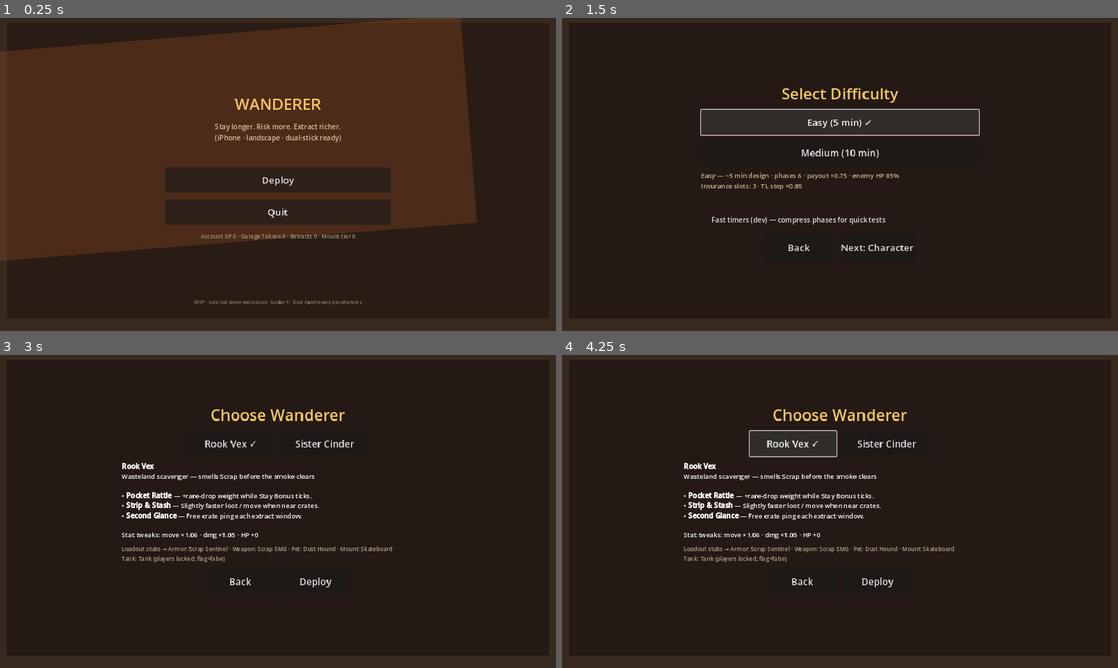
Above: before the commit, frames 1-4 (two rows, left to right).
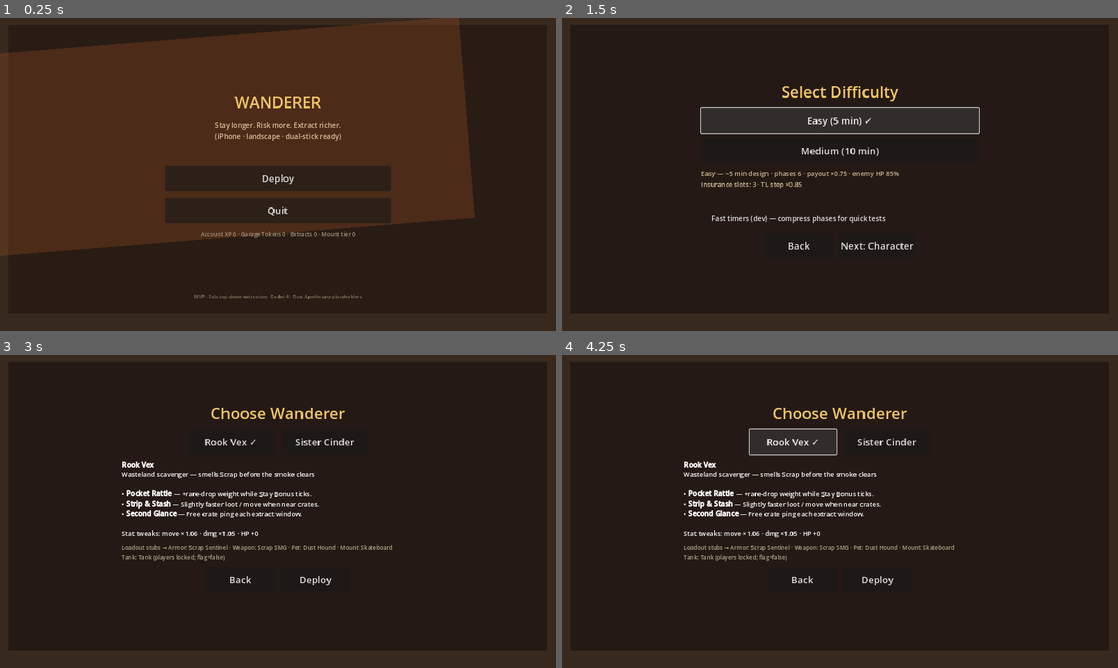
Above: after the commit, the same moments.

Repository: zwoodjr/sprite-lane
Game: Godot game, scene res://scenes/ui/main_menu.tscn
Two runs of this game, one before a commit and one after it. Both use one fixed random seed, a clock stepped at 60 frames per second and the inputs below.
Inputs:
- Up to frame 1 (0.25 s): no input
- Up to frame 2 (1.5 s): click "Deploy" at 0.5 s; click "Easy (5 min) ✓" at 1.25 s
- Up to frame 3 (3 s): click "Easy (5 min) ✓" at 2 s; click "Next: Character" at 2.75 s
- Up to frame 4 (4.25 s): click "Rook Vex ✓" at 3.5 s

The runs differ from the first frame. In frame 1, 4.1% of the frame differs, in the area x 0-86%, y 0-92%; in frame 2, 2.6%; in frame 3, 3.2%; in frame 4, 3.5%.

Commit message:
Improve iPhone touch usability and fill viewport
Bigger dual sticks with smoother response, separate hold FIRE plus
default auto-aim, larger action buttons with safer margins, and
display stretch/FILL to maximize the Play viewport (Xogot chrome noted).

Co-authored-by: zwoodjr <zwoodjr@gmail.com>

Diff:
--- a/game/project.godot
+++ b/game/project.godot
@@ -15,18 +15,21 @@
 
 GameState="*res://scripts/autoload/game_state.gd"
 TouchInput="*res://scripts/autoload/touch_input.gd"
+DisplayFit="*res://scripts/autoload/display_fit.gd"
 
 [display]
 
+; Landscape design size; stretch/expand fills whatever window Xogot/iOS gives us.
 window/size/viewport_width=1280
 window/size/viewport_height=720
-window/size/window_width_override=1280
-window/size/window_height_override=720
 window/stretch/mode="canvas_items"
 window/stretch/aspect="expand"
-; 0 = landscape (iPhone primary — dual sticks need width)
+window/stretch/scale=1.0
+window/stretch/scale_mode="fractional"
+; 0 = landscape only (dual sticks need width)
 window/handheld/orientation=0
 window/ios/hide_home_indicator=true
+window/per_pixel_transparency/allowed=false
 
 [input_devices]
 
--- a/game/scenes/ui/touch_controls.tscn
+++ b/game/scenes/ui/touch_controls.tscn
@@ -21,12 +21,18 @@
 anchors_preset = 2
 anchor_top = 1.0
 anchor_bottom = 1.0
-offset_left = 12.0
-offset_top = -220.0
-offset_right = 200.0
-offset_bottom = -32.0
+offset_left = 8.0
+offset_top = -280.0
+offset_right = 268.0
+offset_bottom = -20.0
 grow_vertical = 0
 script = ExtResource("2_stick")
+stick_radius = 82.0
+knob_radius = 34.0
+deadzone = 0.16
+response_power = 1.2
+idle_alpha = 0.2
+active_alpha = 0.95
 label_text = "MOVE"
 
 [node name="RightStick" type="Control" parent="Root"]
@@ -36,15 +42,38 @@
 anchor_top = 1.0
 anchor_right = 1.0
 anchor_bottom = 1.0
-offset_left = -200.0
-offset_top = -220.0
-offset_right = -12.0
-offset_bottom = -32.0
+offset_left = -268.0
+offset_top = -280.0
+offset_right = -8.0
+offset_bottom = -20.0
 grow_horizontal = 0
 grow_vertical = 0
 script = ExtResource("2_stick")
-knob_color = Color(0.9, 0.45, 0.3, 0.8)
-label_text = "AIM+FIRE"
+stick_radius = 82.0
+knob_radius = 34.0
+deadzone = 0.14
+response_power = 1.45
+idle_alpha = 0.2
+active_alpha = 0.95
+knob_color = Color(0.92, 0.55, 0.32, 1)
+label_text = "AIM"
+
+[node name="FireBtn" type="Button" parent="Root"]
+layout_mode = 1
+anchors_preset = 3
+anchor_left = 1.0
+anchor_top = 1.0
+anchor_right = 1.0
+anchor_bottom = 1.0
+offset_left = -300.0
+offset_top = -400.0
+offset_right = -160.0
+offset_bottom = -290.0
+grow_horizontal = 0
+grow_vertical = 0
+theme_override_colors/font_color = Color(1, 0.95, 0.85, 1)
+theme_override_font_sizes/font_size = 26
+text = "FIRE"
 
 [node name="Actions" type="HBoxContainer" parent="Root"]
 layout_mode = 1
@@ -53,35 +82,66 @@
 anchor_top = 1.0
 anchor_right = 0.5
 anchor_bottom = 1.0
-offset_left = -280.0
-offset_top = -96.0
-offset_right = 280.0
-offset_bottom = -24.0
+offset_left = -340.0
+offset_top = -118.0
+offset_right = 340.0
+offset_bottom = -28.0
 grow_horizontal = 2
 grow_vertical = 0
-theme_override_constants/separation = 12
+theme_override_constants/separation = 14
 alignment = 1
+mouse_filter = 2
 
 [node name="ExtractBtn" type="Button" parent="Root/Actions"]
-custom_minimum_size = Vector2(120, 64)
+custom_minimum_size = Vector2(150, 78)
 layout_mode = 2
-theme_override_font_sizes/font_size = 18
+size_flags_horizontal = 3
+theme_override_font_sizes/font_size = 20
 text = "EXTRACT"
 
 [node name="AbilityBtn" type="Button" parent="Root/Actions"]
-custom_minimum_size = Vector2(110, 64)
+custom_minimum_size = Vector2(130, 78)
 layout_mode = 2
-theme_override_font_sizes/font_size = 18
+size_flags_horizontal = 3
+theme_override_font_sizes/font_size = 20
 text = "ABILITY"
 
 [node name="MountBtn" type="Button" parent="Root/Actions"]
-custom_minimum_size = Vector2(100, 64)
+custom_minimum_size = Vector2(120, 78)
 layout_mode = 2
-theme_override_font_sizes/font_size = 18
+size_flags_horizontal = 3
+theme_override_font_sizes/font_size = 20
 text = "MOUNT"
 
-[node name="PauseBtn" type="Button" parent="Root/Actions"]
-custom_minimum_size = Vector2(90, 64)
-layout_mode = 2
+[node name="PauseBtn" type="Button" parent="Root"]
+layout_mode = 1
+anchors_preset = 1
+anchor_left = 1.0
+anchor_right = 1.0
+offset_left = -130.0
+offset_top = 8.0
+offset_right = -8.0
+offset_bottom = 72.0
+grow_horizontal = 0
 theme_override_font_sizes/font_size = 18
 text = "PAUSE"
+
+[node name="AutoAimBtn" type="Button" parent="Root"]
+layout_mode = 1
+anchors_preset = 0
+offset_left = 8.0
+offset_top = 8.0
+offset_right = 190.0
+offset_bottom = 64.0
+theme_override_font_sizes/font_size = 15
+text = "AUTO-AIM: ON"
+
+[node name="FillBtn" type="Button" parent="Root"]
+layout_mode = 1
+anchors_preset = 0
+offset_left = 200.0
+offset_top = 8.0
+offset_right = 300.0
+offset_bottom = 64.0
+theme_override_font_sizes/font_size = 15
+text = "FILL"
--- /dev/null
+++ b/game/scripts/autoload/display_fit.gd
@@ -0,0 +1,49 @@
+extends Node
+
+## Maximize the game viewport on phone / Xogot Play.
+## Limitation: Xogot editor chrome around the Play viewport cannot be removed
+## from game code — FILL / fullscreen only affects the OS window when allowed.
+
+var _filled: bool = true
+
+
+func _ready() -> void:
+	get_tree().root.size_changed.connect(_on_size_changed)
+	call_deferred("apply_startup_fill")
+
+
+func apply_startup_fill() -> void:
+	_try_fullscreen(true)
+	_sync_stretch()
+	_filled = true
+
+
+func toggle_fill_screen() -> void:
+	_filled = not _filled
+	_try_fullscreen(_filled)
+	_sync_stretch()
+
+
+func is_filled() -> bool:
+	return _filled
+
+
+func _try_fullscreen(enable: bool) -> void:
+	if enable:
+		DisplayServer.window_set_mode(DisplayServer.WINDOW_MODE_FULLSCREEN)
+	else:
+		DisplayServer.window_set_mode(DisplayServer.WINDOW_MODE_WINDOWED)
+
+
+func _sync_stretch() -> void:
+	var root := get_tree().root as Window
+	if root == null:
+		return
+	## Match project.godot: canvas_items + expand so the scene fills the host viewport.
+	root.content_scale_mode = Window.CONTENT_SCALE_MODE_CANVAS_ITEMS
+	root.content_scale_aspect = Window.CONTENT_SCALE_ASPECT_EXPAND
+	root.content_scale_factor = 1.0
+
+
+func _on_size_changed() -> void:
+	_sync_stretch()
--- a/game/scripts/autoload/touch_input.gd
+++ b/game/scripts/autoload/touch_input.gd
@@ -1,7 +1,6 @@
 extends Node
 
-## Shared touch / virtual-control state. Keyboard/mouse still work via InputMap;
-## player merges both. Always available — sticks show when touch is primary.
+## Shared touch / virtual-control state. Keyboard/mouse still work via InputMap.
 
 signal extract_pressed
 signal ability_pressed
@@ -11,18 +10,22 @@
 var move_vector: Vector2 = Vector2.ZERO
 var aim_vector: Vector2 = Vector2.ZERO
 var wants_fire: bool = false
+var fire_held: bool = false
+
+## Phone default: auto-aim nearest enemy while firing (stick aim still overrides).
+var auto_aim: bool = true
 
 var _extract_just: bool = false
 var _ability_just: bool = false
 var _mount_just: bool = false
 var _pause_just: bool = false
 
-## True when we should prefer on-screen controls (iPhone / touch displays).
 var touch_primary: bool = true
 
 
 func _ready() -> void:
 	touch_primary = _detect_touch_primary()
+	auto_aim = touch_primary
 
 
 func _detect_touch_primary() -> bool:
@@ -30,7 +33,6 @@
 		return true
 	if DisplayServer.is_touchscreen_available():
 		return true
-	## Godot-on-iPhone editor often reports touchscreen; also treat small windows as mobile.
 	var size := DisplayServer.window_get_size()
 	return mini(size.x, size.y) > 0 and maxi(size.x, size.y) <= 1400 and DisplayServer.is_touchscreen_available()
 
@@ -39,13 +41,19 @@
 	move_vector = v.limit_length(1.0)
 
 
-func set_aim(v: Vector2, firing: bool) -> void:
-	if v.length() > 0.15:
+func set_aim(v: Vector2, firing_from_stick: bool = false) -> void:
+	if v.length() > 0.08:
 		aim_vector = v.normalized()
-		wants_fire = firing
+		if firing_from_stick:
+			wants_fire = true
 	else:
 		aim_vector = Vector2.ZERO
-		wants_fire = false
+		if firing_from_stick:
+			wants_fire = false
+
+
+func set_fire_held(held: bool) -> void:
+	fire_held = held
 
 
 func clear_sticks() -> void:
@@ -106,4 +114,4 @@
 
 
 func is_firing() -> bool:
-	return wants_fire or Input.is_action_pressed("shoot")
+	return fire_held or wants_fire or Input.is_action_pressed("shoot")
--- a/game/scripts/entities/player.gd
+++ b/game/scripts/entities/player.gd
@@ -122,12 +122,35 @@
 
 
 func _aim_direction() -> Vector2:
+	## Manual AIM stick wins.
 	if TouchInput.aim_vector.length() > 0.01:
 		return TouchInput.aim_vector
-	var to_mouse := get_global_mouse_position() - global_position
-	if to_mouse.length() > 1.0:
-		return to_mouse.normalized()
+	## Phone default: auto-aim nearest enemy while holding FIRE.
+	if TouchInput.auto_aim and TouchInput.is_firing():
+		var nearest := _nearest_enemy_dir()
+		if nearest.length() > 0.01:
+			return nearest
+	## Mouse aim (PC / editor); ignore while thumb-firing so last tap doesn't skew aim.
+	if not TouchInput.fire_held:
+		var to_mouse := get_global_mouse_position() - global_position
+		if to_mouse.length() > 1.0:
+			return to_mouse.normalized()
 	return Vector2.RIGHT.rotated(gun.rotation)
+
+
+func _nearest_enemy_dir() -> Vector2:
+	var best: Node2D = null
+	var best_d := 99999.0
+	for n in get_tree().get_nodes_in_group("enemies"):
+		if not (n is Node2D) or not is_instance_valid(n):
+			continue
+		var d := global_position.distance_to((n as Node2D).global_position)
+		if d < best_d:
+			best_d = d
+			best = n as Node2D
+	if best == null or best_d > 520.0:
+		return Vector2.ZERO
+	return (best.global_position - global_position).normalized()
 
 
 func _try_shoot() -> void:
--- a/game/scripts/match/match_hud.gd
+++ b/game/scripts/match/match_hud.gd
@@ -23,38 +23,47 @@
 
 func setup(match_node: Node) -> void:
 	_match = match_node
+	root.mouse_filter = Control.MOUSE_FILTER_IGNORE
+	top_bar.mouse_filter = Control.MOUSE_FILTER_IGNORE
+	bottom_bar.mouse_filter = Control.MOUSE_FILTER_IGNORE
+	hint_label.mouse_filter = Control.MOUSE_FILTER_IGNORE
+	toast_label.mouse_filter = Control.MOUSE_FILTER_IGNORE
 	_apply_mobile_hud()
 	_touch_controls = TouchControlsScene.instantiate()
-	add_child(_touch_controls)
-	hint_label.text = "Left stick move · Right stick aim+fire · EXTRACT / ABILITY / MOUNT · PAUSE"
+	## Sibling layer under Match so touch stays on top without nesting filter issues
+	get_parent().add_child(_touch_controls)
+	hint_label.text = "MOVE · AIM · hold FIRE (auto-aim ON) · EXTRACT / ABILITY / MOUNT"
 	if not TouchInput.touch_primary:
 		hint_label.text += "  |  WASD · Mouse · E/Q/F · Esc"
 	toast_label.text = ""
 
 
 func _apply_mobile_hud() -> void:
+	## HUD text uses safe padding; game world behind stays full-bleed.
 	var win := DisplayServer.window_get_size()
-	var m := MobileLayout.safe_margin()
+	var m := MobileLayout.control_safe_margin()
+	root.set_anchors_and_offsets_preset(Control.PRESET_FULL_RECT)
 	root.offset_left = m.position.x
 	root.offset_top = m.position.y
 	root.offset_right = -(win.x - (m.position.x + m.size.x))
 	root.offset_bottom = -(win.y - (m.position.y + m.size.y))
-	## Bigger type for phone readability
-	MobileLayout.bump_label(phase_label, 22)
-	MobileLayout.bump_label(timer_label, 36)
-	MobileLayout.bump_label(tl_label, 22)
+	MobileLayout.bump_label(phase_label, 24)
+	MobileLayout.bump_label(timer_label, 40)
+	MobileLayout.bump_label(tl_label, 24)
 	MobileLayout.bump_label(ammo_label, 18)
 	MobileLayout.bump_label(mount_label, 16)
 	MobileLayout.bump_label(stay_label, 15)
 	MobileLayout.bump_label(toast_label, 24)
-	hp_bar.custom_minimum_size = Vector2(0, 26)
-	## Keep bottom stats above virtual sticks / action row
-	bottom_bar.offset_top = -200.0
-	bottom_bar.offset_bottom = -110.0
-	hint_label.offset_top = -250.0
-	hint_label.offset_bottom = -226.0
+	hp_bar.custom_minimum_size = Vector2(0, 28)
+	hp_bar.mouse_filter = Control.MOUSE_FILTER_IGNORE
+	## Keep stats above sticks / action row / FIRE
+	bottom_bar.offset_top = -250.0
+	bottom_bar.offset_bottom = -140.0
+	hint_label.offset_top = -280.0
+	hint_label.offset_bottom = -256.0
 	top_bar.offset_top = 4.0
-	top_bar.offset_bottom = 52.0
+	top_bar.offset_bottom = 56.0
+
 
 
 func _process(delta: float) -> void:
--- a/game/scripts/ui/mobile_layout.gd
+++ b/game/scripts/ui/mobile_layout.gd
@@ -9,17 +9,24 @@
 
 
 static func safe_margin() -> Rect2:
-	## DisplayServer window safe area in pixels (notches / home indicator).
+	return control_safe_margin()
+
+
+static func control_safe_margin() -> Rect2:
+	## Extra padding for thumbs / notch / home indicator — used by controls & HUD text only.
+	## Game world should still render edge-to-edge behind the HUD.
 	var wa := DisplayServer.get_display_safe_area()
 	var win_size := DisplayServer.window_get_size()
-	if wa.size.x <= 0 or wa.size.y <= 0:
-		return Rect2(24, 16, win_size.x - 48, win_size.y - 32)
-	var left := maxf(16.0, float(wa.position.x))
-	var top := maxf(12.0, float(wa.position.y))
-	var right := maxf(16.0, float(win_size.x - (wa.position.x + wa.size.x)))
-	var bottom := maxf(24.0, float(win_size.y - (wa.position.y + wa.size.y)))
-	## Always leave room for home indicator on phones
-	bottom = maxf(bottom, 28.0)
+	var left := 20.0
+	var top := 16.0
+	var right := 20.0
+	var bottom := 36.0
+	if wa.size.x > 0 and wa.size.y > 0:
+		left = maxf(left, float(wa.position.x) + 8.0)
+		top = maxf(top, float(wa.position.y) + 6.0)
+		right = maxf(right, float(win_size.x - (wa.position.x + wa.size.x)) + 8.0)
+		bottom = maxf(bottom, float(win_size.y - (wa.position.y + wa.size.y)) + 12.0)
+	bottom = maxf(bottom, 40.0)
 	return Rect2(left, top, win_size.x - left - right, win_size.y - top - bottom)
 
 
--- a/game/scripts/ui/touch_controls.gd
+++ b/game/scripts/ui/touch_controls.gd
@@ -1,45 +1,61 @@
 extends CanvasLayer
 
-## Dual-stick + action buttons. Left = move, Right = aim + fire while held.
+## Phone layout: left MOVE stick · right AIM stick · big FIRE · action row.
+## Root ignores mouse so empty space never steals world/camera touches.
 
 const MobileLayout = preload("res://scripts/ui/mobile_layout.gd")
 
 @onready var root: Control = $Root
 @onready var left_stick: Control = $Root/LeftStick
 @onready var right_stick: Control = $Root/RightStick
+@onready var btn_fire: Button = $Root/FireBtn
 @onready var btn_extract: Button = $Root/Actions/ExtractBtn
 @onready var btn_ability: Button = $Root/Actions/AbilityBtn
 @onready var btn_mount: Button = $Root/Actions/MountBtn
-@onready var btn_pause: Button = $Root/Actions/PauseBtn
+@onready var btn_pause: Button = $Root/PauseBtn
+@onready var btn_auto: Button = $Root/AutoAimBtn
+@onready var btn_fill: Button = $Root/FillBtn
 
 
 func _ready() -> void:
 	layer = 20
+	root.mouse_filter = Control.MOUSE_FILTER_IGNORE
+	_style_buttons()
 	_apply_safe()
-	## Always show on touch-primary; also show on desktop so scheme can be tested.
-	## Hide only if explicitly desktop-without-touch and user prefers mouse — still keep
-	## visible by default for iPhone-first; PC can ignore and use WASD/mouse.
 	visible = true
-	if not TouchInput.touch_primary:
-		## Slightly more transparent on PC so mouse play stays clear
-		root.modulate = Color(1, 1, 1, 0.7)
 	left_stick.stick_changed.connect(_on_left_stick)
 	right_stick.stick_changed.connect(_on_right_stick)
+	## Hold-to-fire (button_down / button_up) — more reliable than pressed for thumbs
+	btn_fire.button_down.connect(func() -> void: TouchInput.set_fire_held(true))
+	btn_fire.button_up.connect(func() -> void: TouchInput.set_fire_held(false))
 	btn_extract.pressed.connect(func() -> void: TouchInput.pulse_extract())
 	btn_ability.pressed.connect(func() -> void: TouchInput.pulse_ability())
 	btn_mount.pressed.connect(func() -> void: TouchInput.pulse_mount())
 	btn_pause.pressed.connect(func() -> void: TouchInput.pulse_pause())
+	btn_auto.pressed.connect(_toggle_auto_aim)
+	btn_fill.pressed.connect(_toggle_fill)
+	_refresh_auto_label()
 	get_viewport().size_changed.connect(_apply_safe)
 
 
 func _exit_tree() -> void:
 	TouchInput.clear_sticks()
+	TouchInput.set_fire_held(false)
+
+
+func _style_buttons() -> void:
+	for b: Button in [btn_fire, btn_extract, btn_ability, btn_mount, btn_pause, btn_auto, btn_fill]:
+		b.focus_mode = Control.FOCUS_NONE
+		b.mouse_filter = Control.MOUSE_FILTER_STOP
+	btn_fire.add_theme_font_size_override("font_size", 28)
+	btn_fire.modulate = Color(1.0, 0.55, 0.28, 1.0)
 
 
 func _apply_safe() -> void:
-	var m := MobileLayout.safe_margin()
+	var m := MobileLayout.control_safe_margin()
 	var win := DisplayServer.window_get_size()
 	root.set_anchors_and_offsets_preset(Control.PRESET_FULL_RECT)
+	## Pad controls only — do not shrink the game world
 	root.offset_left = m.position.x
 	root.offset_top = m.position.y
 	root.offset_right = -(win.x - (m.position.x + m.size.x))
@@ -50,6 +66,20 @@
 	TouchInput.set_move(v)
 
 
-func _on_right_stick(v: Vector2, active: bool) -> void:
-	## Fire while stick is past deadzone (active drag).
-	TouchInput.set_aim(v, active and v.length() > 0.12)
+func _on_right_stick(v: Vector2, _active: bool) -> void:
+	## Aim only — fire is the FIRE button (or stick+fire legacy off)
+	TouchInput.set_aim(v, false)
+
+
+func _toggle_auto_aim() -> void:
+	TouchInput.auto_aim = not TouchInput.auto_aim
+	_refresh_auto_label()
+
+
+func _refresh_auto_label() -> void:
+	btn_auto.text = "AUTO-AIM: ON" if TouchInput.auto_aim else "AUTO-AIM: OFF"
+
+
+func _toggle_fill() -> void:
+	DisplayFit.toggle_fill_screen()
+	btn_fill.text = "FILL ✓" if DisplayFit.is_filled() else "FILL"
--- a/game/scripts/ui/virtual_stick.gd
+++ b/game/scripts/ui/virtual_stick.gd
@@ -1,26 +1,32 @@
 extends Control
 
-## Floating virtual stick. Press anywhere in the pad → drag for direction.
+## Large floating virtual stick. Touch anywhere in the pad → origin follows thumb.
 
 signal stick_changed(vector: Vector2, active: bool)
 
-@export var stick_radius: float = 56.0
-@export var knob_radius: float = 22.0
-@export var deadzone: float = 0.12
-@export var base_color: Color = Color(1, 1, 1, 0.18)
-@export var knob_color: Color = Color(0.95, 0.82, 0.45, 0.75)
+@export var stick_radius: float = 78.0
+@export var knob_radius: float = 32.0
+@export var deadzone: float = 0.18
+@export var response_power: float = 1.35 ## >1 = gentler near center (thumb-friendly)
+@export var idle_alpha: float = 0.22
+@export var active_alpha: float = 0.92
+@export var base_color: Color = Color(1, 1, 1, 1)
+@export var knob_color: Color = Color(0.95, 0.82, 0.45, 1)
 @export var label_text: String = ""
 
 var _touch_index: int = -1
 var _origin: Vector2 = Vector2.ZERO
 var _knob: Vector2 = Vector2.ZERO
 var _vector: Vector2 = Vector2.ZERO
+var _smoothed: Vector2 = Vector2.ZERO
 var _active: bool = false
 
 
 func _ready() -> void:
 	mouse_filter = Control.MOUSE_FILTER_STOP
+	focus_mode = Control.FOCUS_NONE
 	resized.connect(queue_redraw)
+	set_process(true)
 	queue_redraw()
 
 
@@ -32,15 +38,22 @@
 	return _active
 
 
+func _process(delta: float) -> void:
+	## Smooth stick output so thumbs don't jitter aim/move
+	var target := _vector if _active else Vector2.ZERO
+	var prev_len := _smoothed.length()
+	_smoothed = _smoothed.lerp(target, clampf(delta * 18.0, 0.0, 1.0))
+	if _smoothed.length() < 0.02:
+		_smoothed = Vector2.ZERO
+	if _active or prev_len > 0.01 or _smoothed.length() > 0.01:
+		stick_changed.emit(_smoothed, _active)
+
+
 func _gui_input(event: InputEvent) -> void:
 	if event is InputEventScreenTouch:
 		var st := event as InputEventScreenTouch
 		if st.pressed and _touch_index < 0:
-			_touch_index = st.index
-			_origin = st.position
-			_knob = _origin
-			_active = true
-			_update_vector(_origin)
+			_begin(st.index, st.position)
 			accept_event()
 		elif not st.pressed and st.index == _touch_index:
 			_release()
@@ -50,16 +63,11 @@
 		if sd.index == _touch_index:
 			_update_vector(sd.position)
 			accept_event()
-	## Mouse fallback for editor testing without a device
 	elif event is InputEventMouseButton:
 		var mb := event as InputEventMouseButton
 		if mb.button_index == MOUSE_BUTTON_LEFT:
 			if mb.pressed and _touch_index < 0:
-				_touch_index = 999
-				_origin = mb.position
-				_knob = _origin
-				_active = true
-				_update_vector(_origin)
+				_begin(999, mb.position)
 				accept_event()
 			elif not mb.pressed and _touch_index == 999:
 				_release()
@@ -71,18 +79,29 @@
 			accept_event()
 
 
+func _begin(index: int, local_pos: Vector2) -> void:
+	_touch_index = index
+	_origin = local_pos
+	_knob = local_pos
+	_active = true
+	_update_vector(local_pos)
+
+
 func _update_vector(local_pos: Vector2) -> void:
 	var delta := local_pos - _origin
 	var max_r := stick_radius
 	if delta.length() > max_r:
 		delta = delta.limit_length(max_r)
 	_knob = _origin + delta
-	var v := delta / max_r
-	if v.length() < deadzone:
+	var raw := delta / max_r
+	var mag := raw.length()
+	if mag < deadzone:
 		_vector = Vector2.ZERO
 	else:
-		_vector = v.limit_length(1.0)
-	stick_changed.emit(_vector, true)
+		## Remap deadzone → 1, then apply soft response curve for fine aim
+		var t := (mag - deadzone) / (1.0 - deadzone)
+		t = pow(clampf(t, 0.0, 1.0), response_power)
+		_vector = raw.normalized() * t
 	queue_redraw()
 
 
@@ -90,18 +109,26 @@
 	_touch_index = -1
 	_active = false
 	_vector = Vector2.ZERO
-	_knob = _origin
+	_knob = size * 0.5
+	_origin = _knob
 	stick_changed.emit(Vector2.ZERO, false)
 	queue_redraw()
 
 
 func _draw() -> void:
 	var center := size * 0.5
-	## Resting ring in the middle of the pad when idle
 	var base_c := _origin if _active else center
 	var knob_c := _knob if _active else center
-	draw_circle(base_c, stick_radius, base_color)
-	draw_arc(base_c, stick_radius, 0.0, TAU, 48, Color(1, 1, 1, 0.35), 2.0)
-	draw_circle(knob_c, knob_radius, knob_color)
+	var a := active_alpha if _active else idle_alpha
+	var ring := Color(base_color.r, base_color.g, base_color.b, a * 0.35)
+	var fill := Color(base_color.r, base_color.g, base_color.b, a * 0.22)
+	var knob := Color(knob_color.r, knob_color.g, knob_color.b, a)
+	## Outer hit-zone hint (full pad)
+	draw_rect(Rect2(Vector2.ZERO, size), Color(1, 1, 1, 0.04 if not _active else 0.08), true)
+	draw_circle(base_c, stick_radius, fill)
+	draw_arc(base_c, stick_radius, 0.0, TAU, 64, ring, 3.0, true)
+	draw_circle(knob_c, knob_radius, knob)
+	draw_arc(knob_c, knob_radius, 0.0, TAU, 32, Color(1, 1, 1, a * 0.5), 2.0, true)
 	if label_text != "":
-		draw_string(ThemeDB.fallback_font, base_c + Vector2(-20, stick_radius + 18), label_text, HORIZONTAL_ALIGNMENT_LEFT, -1, 14, Color(1, 1, 1, 0.55))
+		var col := Color(1, 1, 1, 0.4 if not _active else 0.75)
+		draw_string(ThemeDB.fallback_font, Vector2(12, 22), label_text, HORIZONTAL_ALIGNMENT_LEFT, -1, 16, col)
Not shown, changed: game/MVP_STATUS.md
Not shown, changed: game/README.md
